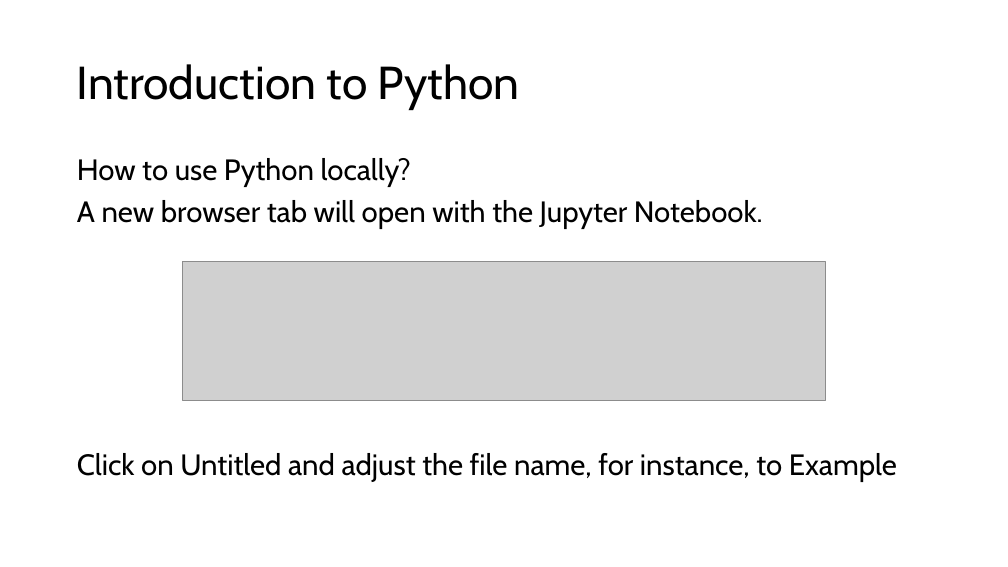
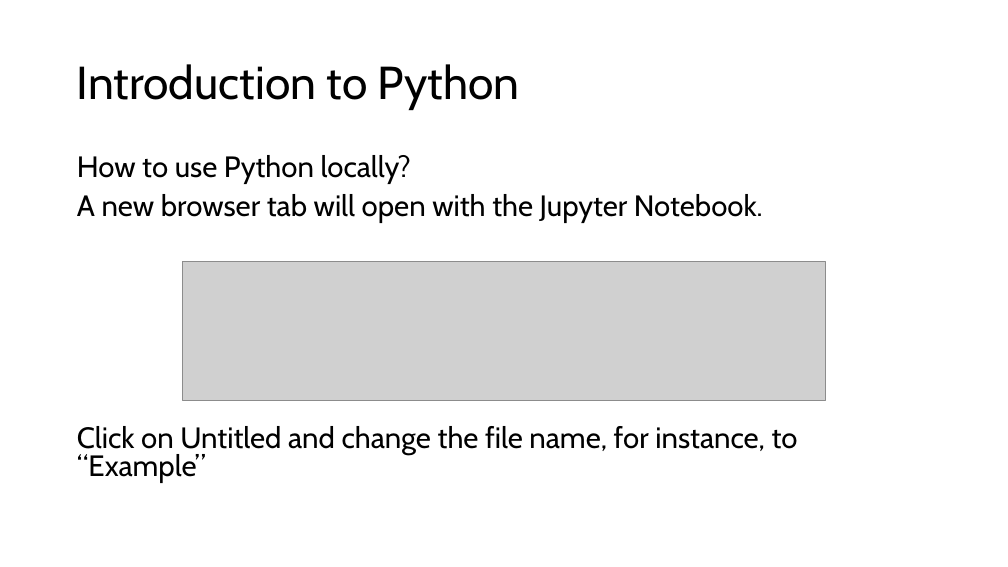
Before and after one commit to dguari1/AIforMovementScience, a slide deck: slide 16 of How to use Python.pptx (slide 15 before the commit). Drawn at 1008x567 pixels with LibreOffice and Linux fonts; fonts in the diff are those of the drawing; grey boxes stand for pictures. Boxes give left, top, right and bottom in pixels: in the first picture for what was removed or moved away, otherwise in the second. Text is boxed around its words. In the diff, an @@ line names an element or a change of style, - is before the commit and + after.

```diff
--- a/How to use Python.pptx
+++ b/How to use Python.pptx
@@ text at [77, 155, 763, 223]: line spacing 0.9 to 0.8 @@
@@ text at [77, 426, 798, 483]: text changed @@
-Click on Untitled and adjust the file name, for instance, to Example
+Click on Untitled and change the file name, for instance, to “Example”
```
Also in this commit, not shown: 5 other slides changed, 1 slide added, 32 other files.
